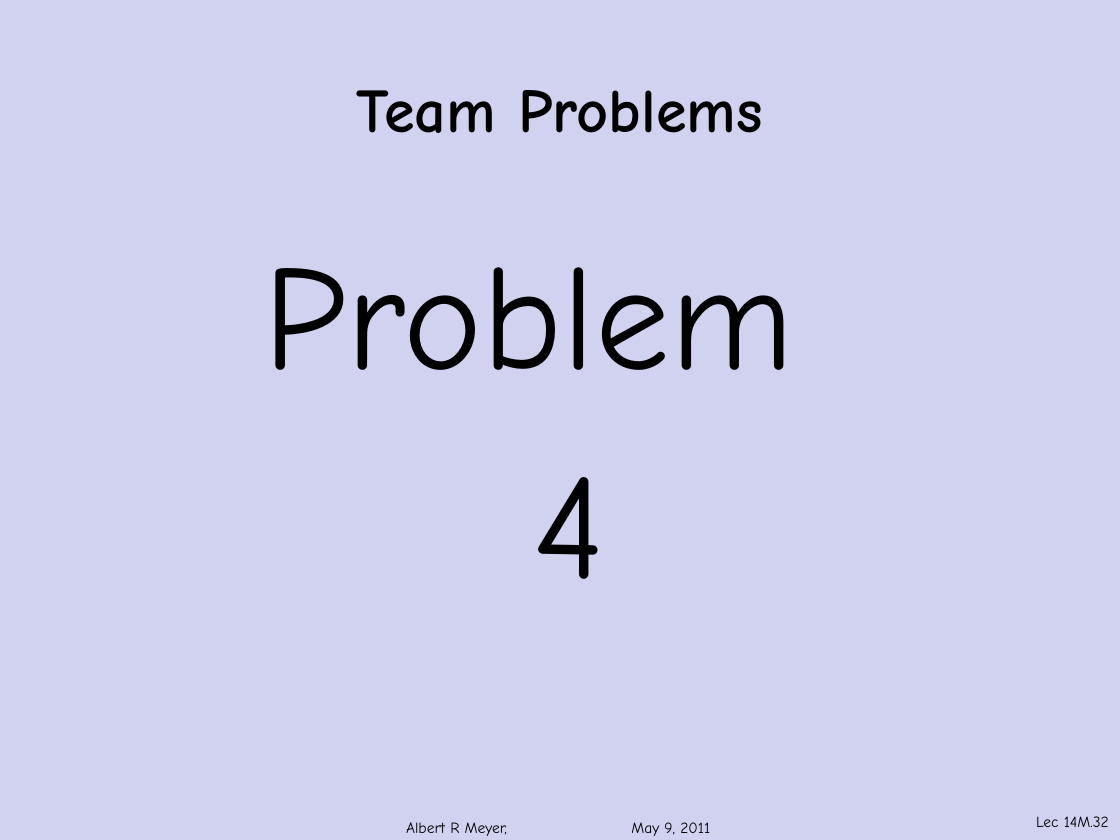
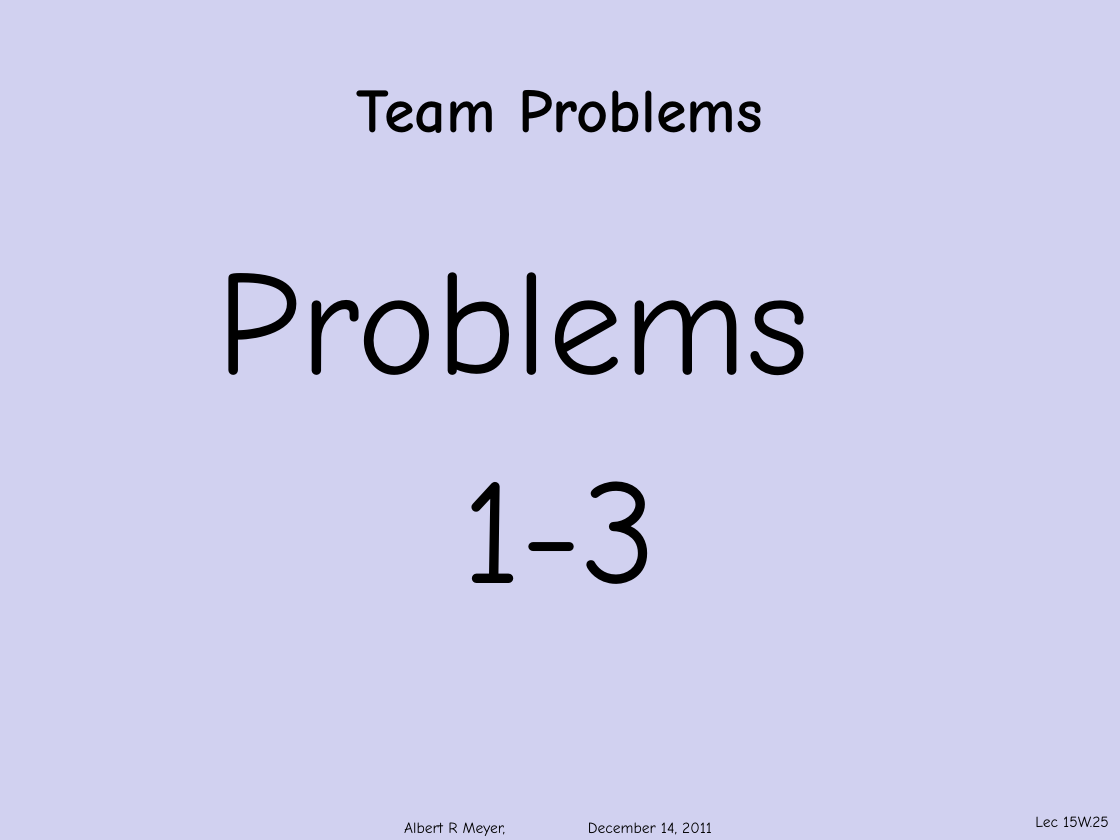
Before and after one commit to armeyer/mcs_web, a slide deck: slide 25 of fall11/slidesF11/slides15w.pptx (slide 32 before the commit). Drawn at 1120x840 pixels with LibreOffice and Linux fonts; fonts in the diff are those of the drawing; background and template pictures are left out. Boxes give left, top, right and bottom in pixels: in the first picture for what was removed or moved away, otherwise in the second. Text is boxed around its words. In the diff, an @@ line names an element or a change of style, - is before the commit and + after.

```diff
--- a/fall11/slidesF11/slides15w.pptx
+++ b/fall11/slidesF11/slides15w.pptx
@@ text at (217, 272, 810, 584): text changed @@
-Problem
-4
+Problems
+1-3
@@ text at (404, 822, 712, 836): text changed @@
-Albert R Meyer, May 9, 2011
+Albert R Meyer, December 14, 2011
@@ page number at (1035, 816, 1109, 827): text changed @@
-Lec 14M.32
+Lec 15W.25
```
Also in this commit, not shown: 24 other slides changed, 7 slides removed.
